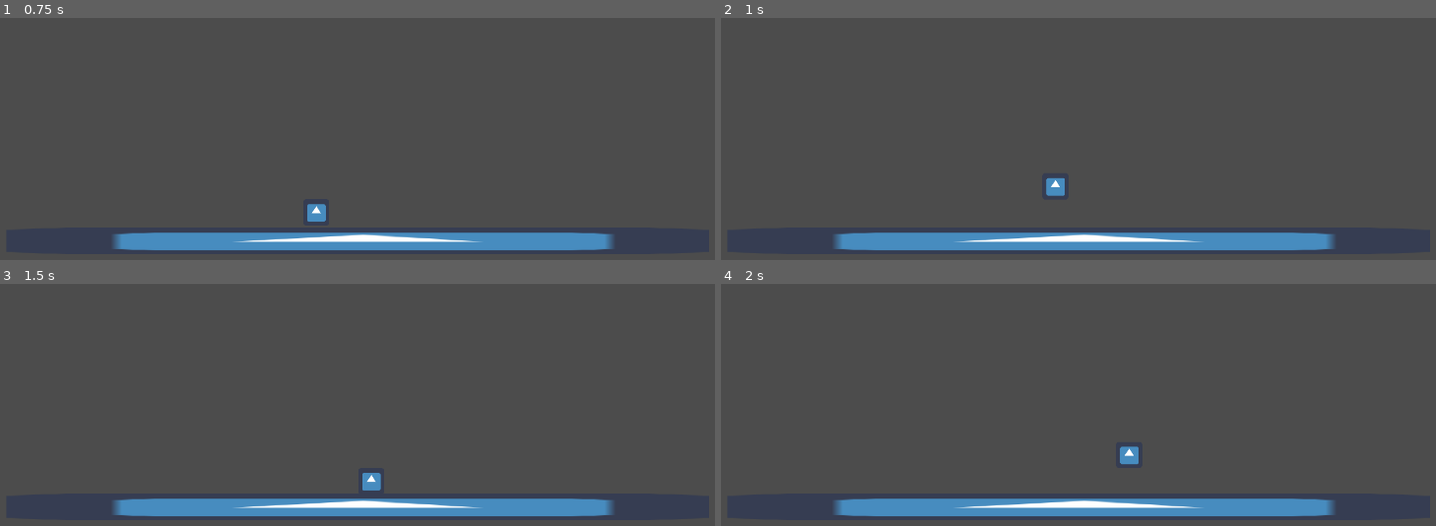
Above: before the commit, frames 1-4 (two rows, left to right).
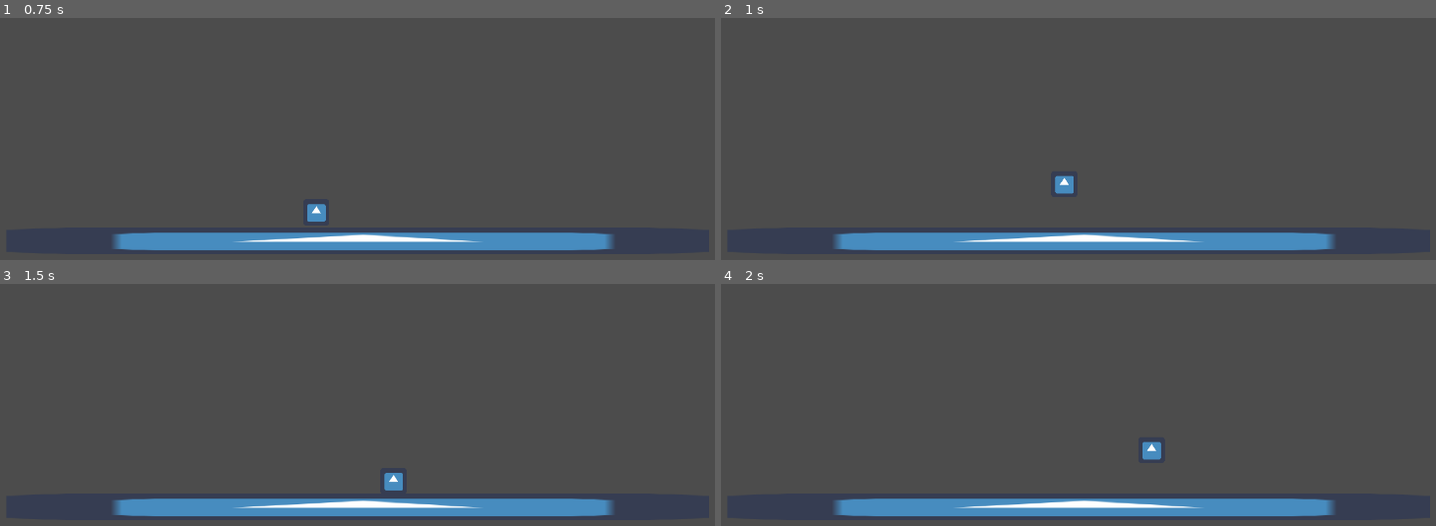
Above: after the commit, the same moments.

Repository: AidenBeresford/metroidvania-month-19
Game: Godot game, scene res://scenes/rooms/ROOM_DBG_00.tscn
Two runs of this game, one before a commit and one after it. Both use one fixed random seed, a clock stepped at 60 frames per second and the inputs below. The engine's default icon, where the game draws it, is replaced by a stand-in: a white triangle on a blue panel in a dark square.
Inputs:
- Up to frame 1 (0.75 s): hold D (right) from 0.53 s (still down); hold Shift (dash) from 0.53 s (still down)
- Up to frame 2 (1 s): keep holding D (right); keep holding Shift (dash); tap Space (jump) at 0.77, 0.8 s
- Up to frame 3 (1.5 s): keep holding D (right); tap Space (jump) at 1.07, 1.35 s; release Shift (dash) at 1.28 s
- Up to frame 4 (2 s): keep holding D (right); tap Space (jump) at 1.52, 1.82 s; tap Shift (dash) at 1.55 s

Frame 1 is identical in both runs. In frame 2, 0.2% of the frame differs, in the area x 45-50%, y 65-74%; in frame 3, 0.4%; in frame 4, 0.4%, in the area x 55-62%, y 65-75%.

Commit message:
Added state match

Diff:
--- a/scripts/PlayerPhysics.gd
+++ b/scripts/PlayerPhysics.gd
@@ -1,26 +1,46 @@
 extends KinematicBody2D
 
 enum STATE {IDLE, WALK, DASH, JUMP, FALL, DEATH}
-enum DIR {LEFT, RIGHT, DOWN, UP}
-
+enum DIR {LEFT, RIGHT}
 var velocity = Vector2()
 var state = STATE
+var dir = DIR.RIGHT
 
 const SPD = 180
+const DSH = 1.5
 const JMP = -500
+const GRV = -25
 
 
 func _physics_process(delta):
 
-	# state manager should always run first
+	velocity.y += 25
+
 	state_manager()
 
-	# these will be added to a match statement later
-	walk()
-	jump()
+	# player abilities based on state
+	match state:
 
-	# we always want this to run
-	velocity.y += 25
+		STATE.IDLE:
+			walk()
+			jump()
+
+		STATE.WALK:
+			walk()
+			jump()
+
+		STATE.DASH:
+			jump()
+			dash()
+
+		STATE.JUMP:
+			walk()
+
+		STATE.FALL:
+			walk()
+
+		STATE.DEATH:
+			pass
 
 	move_and_slide(velocity, Vector2.UP)
 
@@ -29,6 +49,8 @@
 
 	if is_on_floor():
 
+		velocity.y = 0
+
 		if Input.is_action_pressed("dash"):
 			state = STATE.DASH
 		else:
@@ -36,11 +58,16 @@
 				state = STATE.WALK
 			else:
 				state = STATE.IDLE
-	else:
+	elif !Input.is_action_pressed("dash"):
 		if velocity.y >= 0:
 			state = STATE.JUMP
 		else:
 			state = STATE.FALL
+
+	if Input.is_action_pressed("right"):
+		dir = DIR.RIGHT
+	elif Input.is_action_pressed("left"):
+		dir = DIR.LEFT
 
 
 func walk():
@@ -59,3 +86,14 @@
 	# jump command for idle and walk states
 	if Input.is_action_pressed("jump") and is_on_floor():
 		velocity.y = JMP
+
+func dash():
+
+	if Input.is_action_pressed("dash"):
+		if dir == DIR.LEFT:
+			velocity.x = SPD*-DSH
+		elif dir == DIR.RIGHT:
+			velocity.x = SPD*DSH
+
+	if Input.is_action_just_released("dash"):
+		velocity.x = 0
